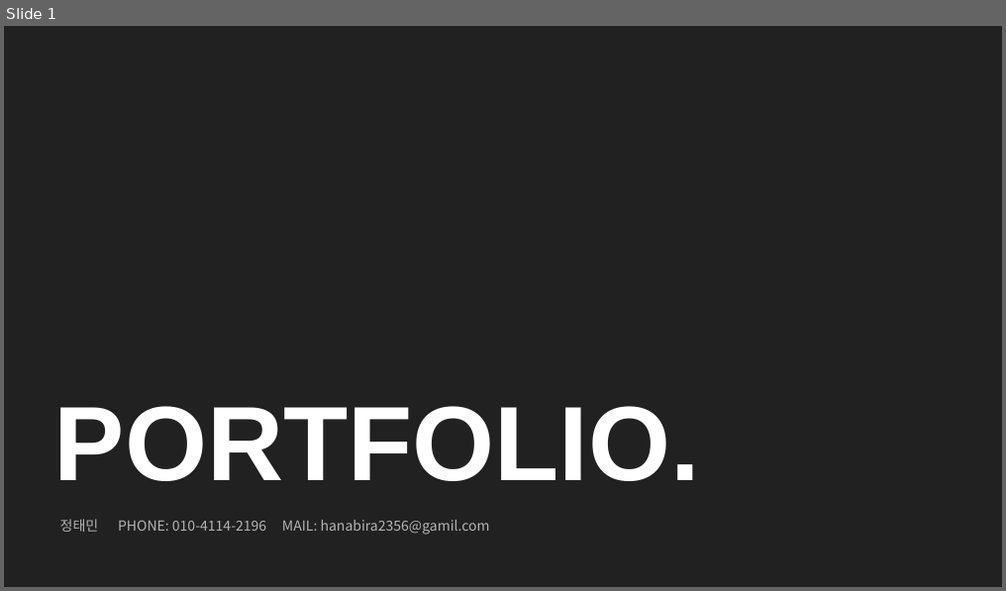
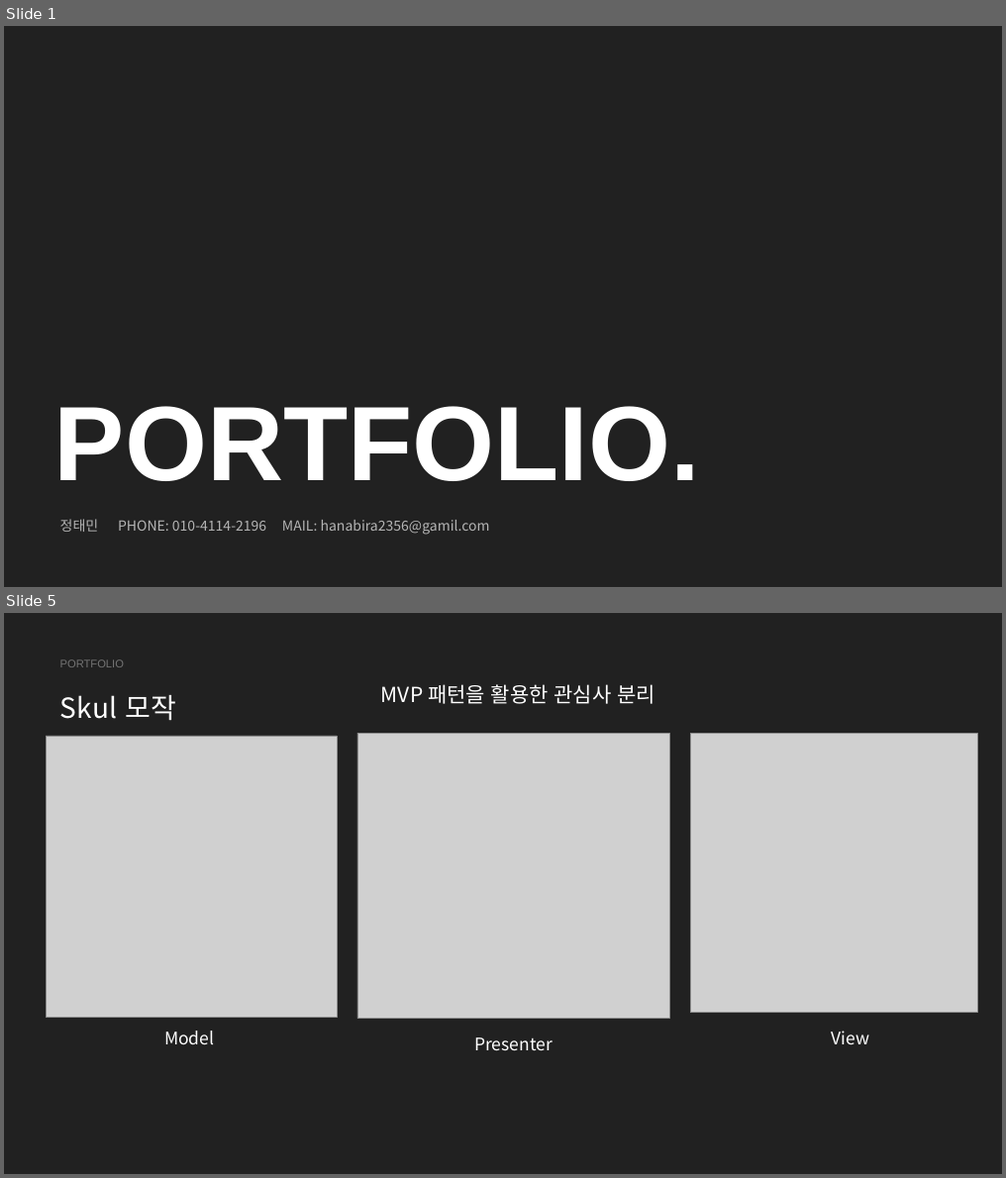
Before and after one commit to hanabi2356/Skul, a slide deck: 포트폴리오.pptx. Shown one above the other, each under a label of ours: slide 1 before the commit, slides 1 and 5 after it; the slides between them are not shown. The pictures are 1006x591 and 1006x1178 pixels, drawn with LibreOffice and Linux fonts; fonts in the diff are those of the drawing; grey boxes stand for pictures. Boxes give left, top, right and bottom in pixels: in the first picture for what was removed or moved away, otherwise in the second. Text is boxed around its words. In the diff, an @@ line names an element or a change of style, - is before the commit and + after.

```diff
--- a/포트폴리오.pptx
+++ b/포트폴리오.pptx
@@ slide 5 added at (4, 613, 1002, 1174), background #212121 @@
@@ text added at (60, 660, 124, 667), 16 pt, text #737373 @@
+PORTFOLIO
@@ text added at (60, 695, 176, 720), 40 pt, text #FFFFFF @@
+Skul 모작
@@ text added at (381, 684, 655, 704), 30 pt, text #FFFFFF @@
+MVP 패턴을 활용한 관심사 분리
@@ picture added at (46, 736, 337, 1018) @@
@@ picture added at (357, 733, 669, 1019) @@
@@ picture added at (690, 733, 977, 1013) @@
@@ text added at (164, 1031, 214, 1046), 25 pt, text #FFFFFF @@
+Model
@@ text added at (474, 1038, 552, 1052), 25 pt, text #FFFFFF @@
+Presenter
@@ text added at (832, 1031, 870, 1046), 25 pt, text #FFFFFF @@
+View
```
Also in this commit, not shown: 2 slides changed, 7 other slides added, 1 slide removed.
